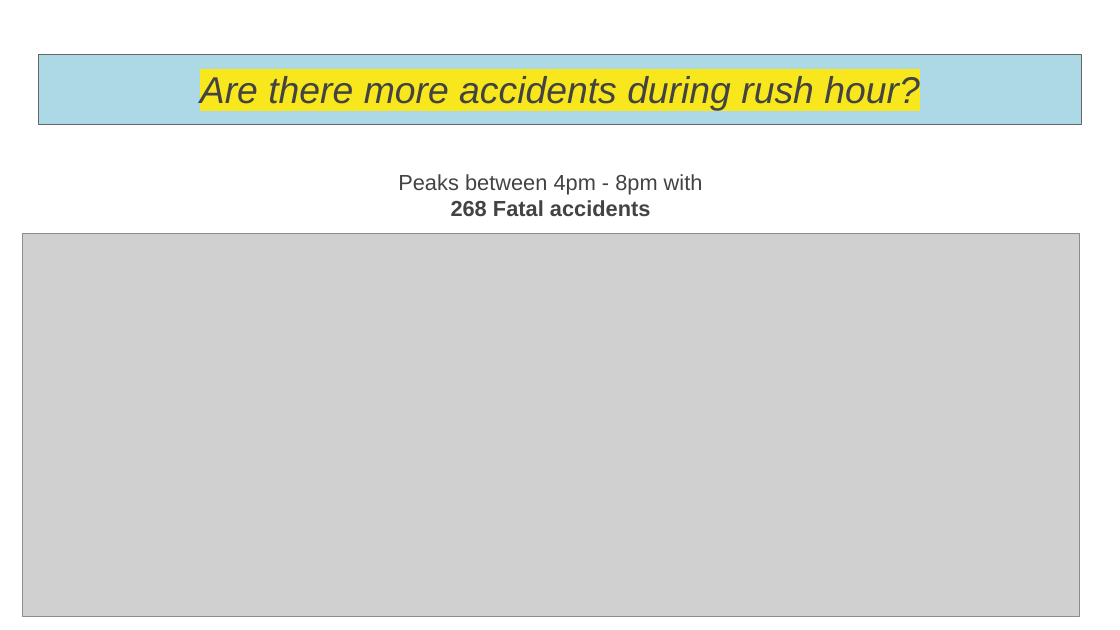
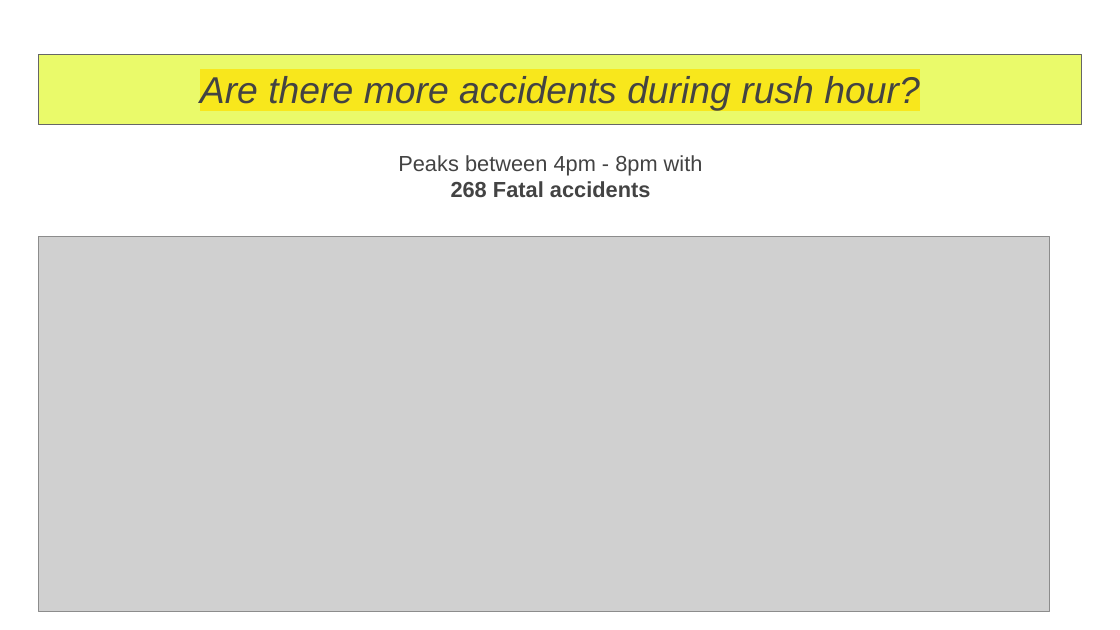
Before and after one commit to bailatrix/London-Traffic-Trends, a slide deck: slide 5 of Accident Trends in London.pptx (slide 4 before the commit). Drawn at 1120x630 pixels with LibreOffice and Linux fonts; fonts in the diff are those of the drawing; grey boxes stand for pictures. Boxes give left, top, right and bottom in pixels: in the first picture for what was removed or moved away, otherwise in the second. Text is boxed around its words. In the diff, an @@ line names an element or a change of style, - is before the commit and + after.

```diff
--- a/Accident Trends in London.pptx
+++ b/Accident Trends in London.pptx
@@ title "Are there more accidents during ..." at <box>38,55,1082,125</box>: fill #ADD8E6 to #DFF816 at 64% opacity @@
@@ text "Peaks between 4pm - 8pm ...": place and size @@
-text "Peaks between 4pm - 8pm ..." at <box>398,174,703,216</box>
+text "Peaks between 4pm - 8pm ..." at <box>398,155,703,197</box>
@@ picture: place and size @@
-picture at <box>22,233,1080,616</box>
+picture at <box>38,236,1049,612</box>
```
Also in this commit, not shown: 8 other slides changed, 8 slides added, 10 slides removed.
